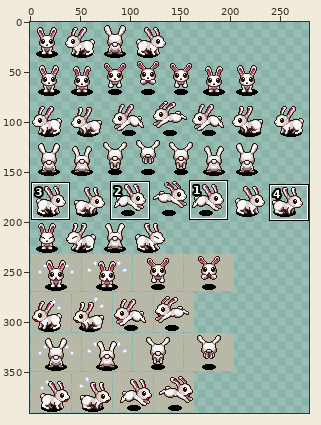
Two versions of one sprite sheet, game/Images/rabbit.png. The picture above shows the old version from afar; the outline marks the close-up.
Close-up. First the earlier version:
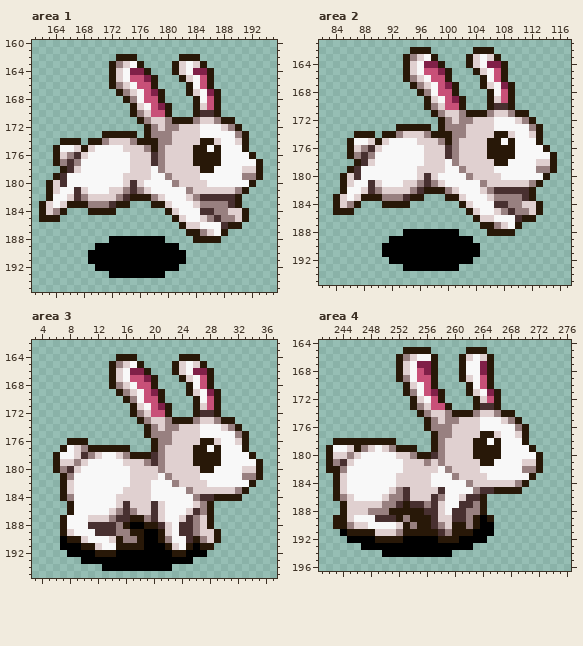
The file is 432x391 pixels. Shown: area 1: x 161..195, y 160..195; area 2: x 82..117, y 161..195; area 3: x 3..37, y 162..195; area 4: x 241..276, y 164..196. The wide view leaves out empty margins. The commit also changed other parts of the picture, which this record leaves out.
And afterwards:
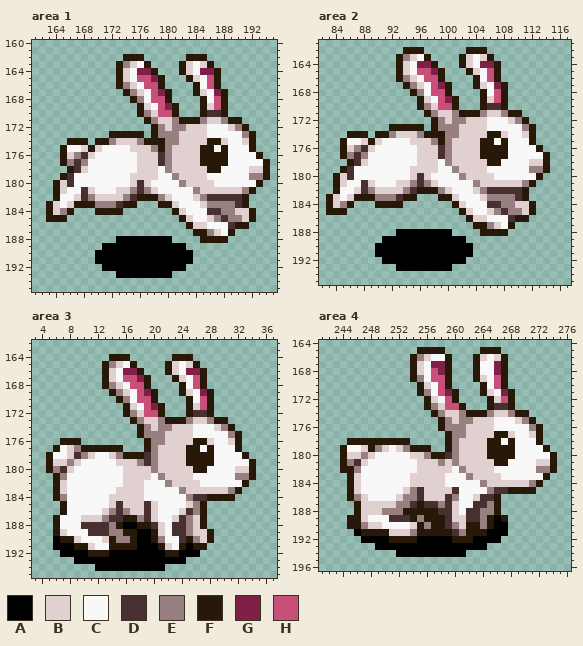
Palette (. is transparent): A #000000  B #e0d0d0  C #f8f8f8  D #483030  E #988080  F #281808  G #802048  H #c85078
Changes in this commit:
Changed rows in their new state; - is an unchanged pixel.
Area 1:
first column x 162:
162 -----------.--F-----.--F---------
163 ----------.FEBCF---.FBCBF--------
164 ----------.FBC-GF--.FBC-GF-------
165 ----------.FBC-HGF--.FBCHF-------
166 ----------.FEBC-HF---.FCHF-------
167 -----------.FEBCHGF--.FBCGF------
168 ------------.FEC-HF---.FCHF------
169 -------------.FBCHGF--.FBHF------
170 -------------.FEB-HF--.F-DF------
171 --------------.FE-BE--FE-BE-F----
172 ---------------.FEB-E--B--CBEF---
173 ---------.----F.F--E---B----CEF--
174 ---.--F.-FE--BE--F-E---B-FB-CBF--
175 --.F-CBFB---C--BEFE---B-FCF--CF--
176 --.FBEDB-----C--BDE---B---F---CF-
177 --.FEDE------C--BDE---B---F----CF
178 ---.FDB------C--BCE----B-F---C-BF
179 --.FD-------C---B-CE---B-----C-EF
180 -.FBD-------CBDB---CE---B-----CF-
181 -.FB-CDB--C-BEDEB----CE-----BEF--
182 -.F-CBDE---BED--FEB--CBE----DF---
183 .FBCB--F--ED-F--.-FB--CB---EDF---
184 .FBEF--.---F------.FB--C-D-E-BF--
185 .--F---------------.FB-CBED-EBF--
186 --------------------.F-B--CD-F---
187 ---------------------.-FEBCF-----
188 ----------.-------A---.---F------
189 --------.-----------A------------
190 -------.-------------A-----------
191 -------.-------------A-----------
192 --------.-----------A------------
193 ----------.-------A--------------
Area 2:
first column x 83:
162 -----------F--.-----F--.---------
163 ----------FEBCF.---FBCBF.--------
164 ----------FBCG-F.--FBCG-F.-------
165 ----------FBCH-GF.--FBCHF.-------
166 ----------FEBCH-F.---FCHF.-------
167 -----------FEBCHGF.--FBCGF.------
168 ------------FECH-F.---FCHF.------
169 -------------FBCHGF.--FBHF.------
170 -------------FEBH-F.--FD-F.------
171 --------------FEB-EF--EB-EF-.----
172 ---------------FEBE-B--C--BEF.---
173 ---------F----.FE--B---C----EF.--
174 ---F--.F-EB--EF--E-B---F-BC-BF.--
175 --FC-BFBC---B--EFEB---F-CFC--F.--
176 --FBEDBC-----B--DEB---F---C---F.-
177 --FEDEC------B--DEB---F---C----F.
178 ---FDBC------B--CEB----F-C---B-F.
179 --FDC-------B---C-EB---C-----E-F.
180 -FBDC-------BDBC---EB---C-----F.-
181 -FBC-DBC--B-EDEBC----EB-----EF.--
182 -FC-BDEB---EDF--EBC--BED----F.---
183 FBCBF--E--DF-.--F-BC--BE---DF.---
184 FBEF.--F---.------FBC--D-E-B-F.--
185 F--.---------------FBC-BEDE-BF.--
186 --------------------FB-C--DF-.---
187 ---------------------F-EBCF.-----
188 ----------A-------.---F---.------
189 --------A-----------.------------
190 -------A-------------.-----------
191 -------A-------------.-----------
192 --------A-----------.------------
193 ----------A-------.--------------
Area 3:
first column x 5:
164 ---------F--.-----F--.---------
165 --------FEBCF.---FBCBF.--------
166 --------FBCG-F.--FBCG-F.-------
167 --------FBCH-GF.--FBCHF.-------
168 --------FEBCH-F.---FCHF.-------
169 ---------FEBCHGF.--FBCGF.------
170 ----------FECH-F.---FCHF.------
171 -----------FBCHGF.--FBHF.------
172 -----------FEBH-F.--FD-F.------
173 ------------FEB-EF--EB-EF-.----
174 -------------FEBE-B--C--BEF.---
175 -------------FE--B---C----EF.--
176 --F--.--------FE-B---F-BC-BF.--
177 -FCBEF-----.--FEB---F-CFC--F.--
178 FC-BDEBC-BEF--DEB---F---C---F.-
179 FB-EBC----B--EDEB---F---C----F.
180 FEDBC------B---EB----F-C---B-F.
181 -FEC-------B---CEB---C-----E-F.
182 -FBC-------B--C--EB---C-----F.-
183 -FBC------B---C----EB-----EF.--
184 -FEC-----B----C-----ED-F---.---
185 --FC-----BDB--DBC---BEF.-------
186 --FC----BEDEB-DBC--BDEF.-------
187 -FC--B--ED-F-EDBC-BDEBF.-------
188 -FC--D---EFA-F-DBCD-EBF.-------
189 -FBC--D--E-F-A-FBCD-EB-F.------
190 -AF-BC--BFE-FA-FEC-DFEBF.------
191 -A--F-BC-F---A--FBCFAF-.-------
192 --A---F--A-------F-A--.--------
193 ----A---------------.----------
194 -------A---------.-------------
Area 4:
first column x 242:
165 -----------..--FF---..-FF--------
166 ----------..FEBCCF-..F-CBF-------
167 ----------..FBCGGF-..FCCGF-------
168 ----------..FBCHGF-..FCCGF-------
169 ----------..FECHHF-..FBCHF-------
170 -----------..FBCHF--..FCHF-------
171 -----------..FECHGF-..FBCGF------
172 ------------..FBCHF--..FBHF------
173 ------------..FEBHHF-..FDDF------
174 -------------..FEBBE-FFEBBEFF----
175 --------------..F-BEE-BB-CCBEF---
176 --------------..F-EE--BB---CCEF--
177 ---------------..FEE--BBFFBCCBF--
178 -..-------FF---..FE--BBF--F-CCF--
179 ..FCCBFE-CBE-FF..FE--BB--FF--CCF-
180 ..FB-EB---CCBBEFFDE--BB--FF---CCF
181 ..FEDB-----CC-B---E---BBFF--CCBBF
182 ..FFE------CC---BBCE--BB----CCEEF
183 -..FB-----CC---BB-CCE--BB----CCF-
184 -..FB-----CC---BB---CCE----BBEF--
185 -..FB----CCBED--BBD--CCEDD--FF---
186 -..FEB--CCBEED-BBDECCBDDF--------
187 --..F---BBEE-FD-EDBCCDDEF--------
188 --..F-BB-EE---FFDDBCDDEEF--------
189 -..FFB-CC-DD-E-FFDBBDDE-AF-------
190 -..FFEBB--CCB-EFFDEBF-EFAA-------
191 --..A--FF-BBE---FFDE-FF-AA-------
192 ---..--AA--FF---AA-FF--AA--------
193 -----..--------------AA----------
194 --------..--------AA-------------
Boxes around the changes in both close-ups, in picture pixels (x1, y1, x2, y2):
changed: (39, 54, 270, 278)
changed: (326, 47, 557, 271)
changed: (46, 354, 263, 571)
changed: (326, 347, 557, 557)
